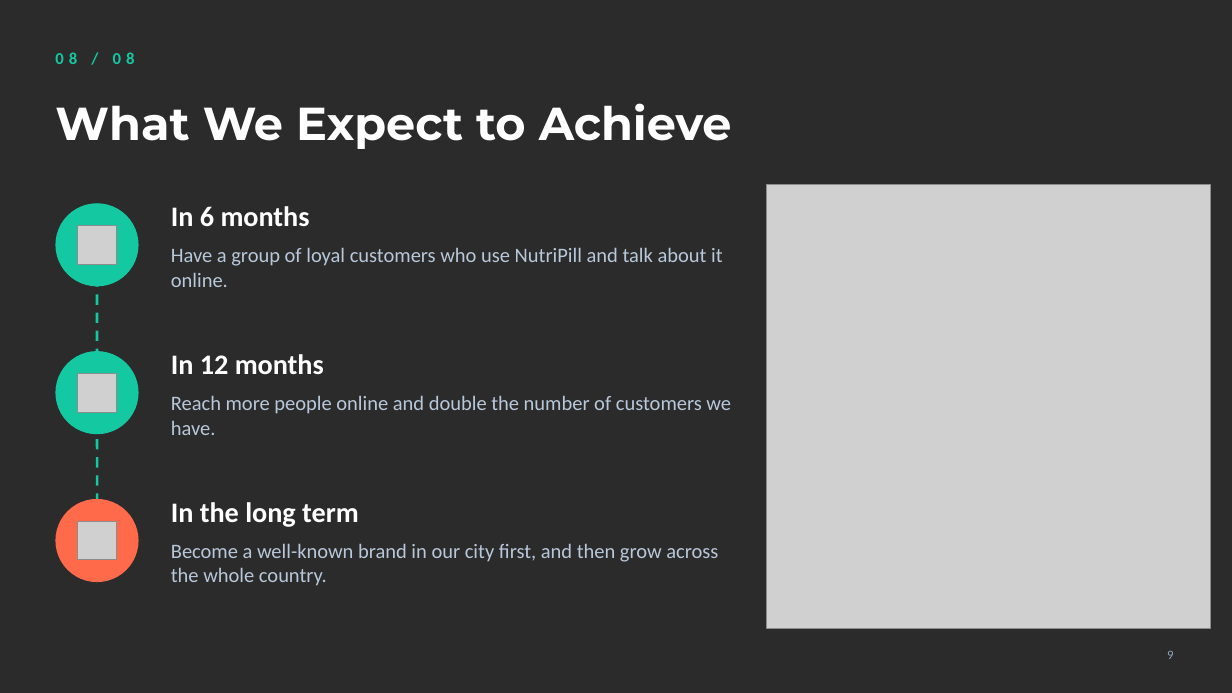
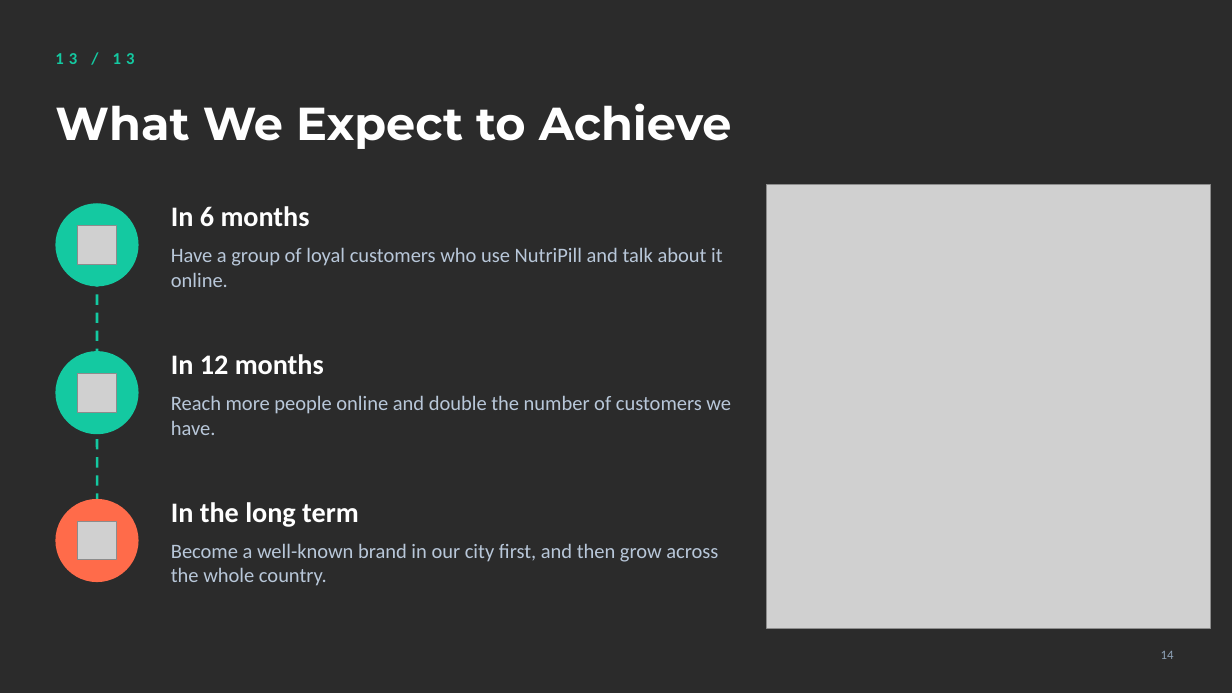
Before and after one commit to Johnporkthethird/english-presentaiton-, a slide deck: slide 14 of NutriPill.pptx (slide 9 before the commit). Drawn at 1232x693 pixels with LibreOffice and Linux fonts; fonts in the diff are those of the drawing; grey boxes stand for pictures; background and template pictures are left out; a plain dark background stands for a picture behind light text. Boxes give left, top, right and bottom in pixels: in the first picture for what was removed or moved away, otherwise in the second. Text is boxed around its words. In the diff, an @@ line names an element or a change of style, - is before the commit and + after.

```diff
--- a/NutriPill.pptx
+++ b/NutriPill.pptx
@@ text at [55, 53, 135, 64]: text changed @@
-08 / 08
+13 / 13
@@ page number at [1161, 651, 1174, 659]: text changed @@
-9
+14
```
Also in this commit, not shown: 8 other slides changed, 5 slides added, 5 other files.
